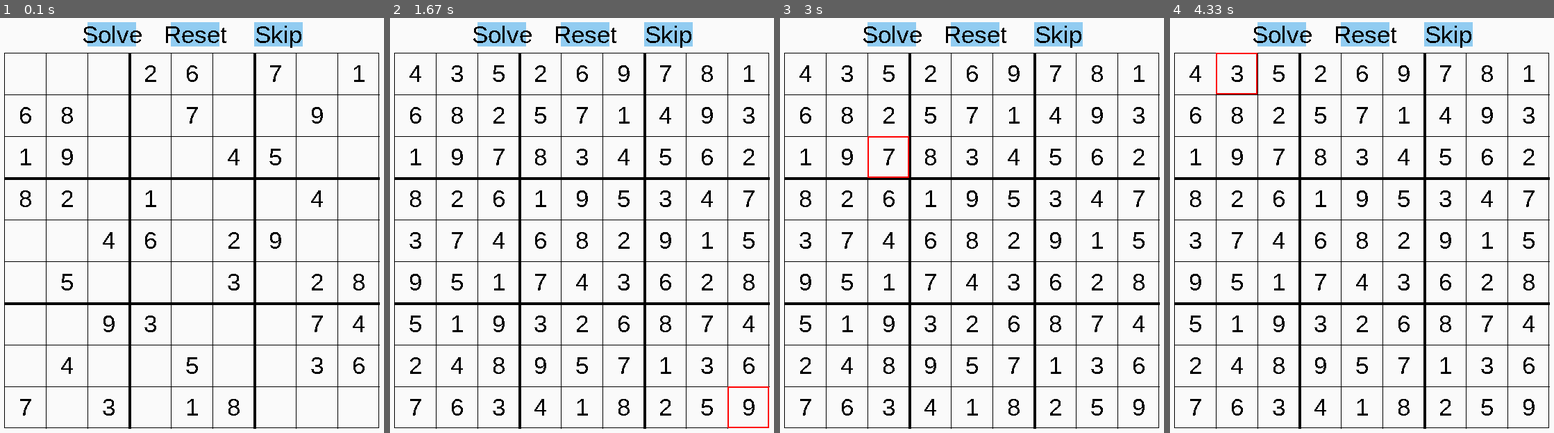
Above: before the commit, frames 1-4 (left to right).
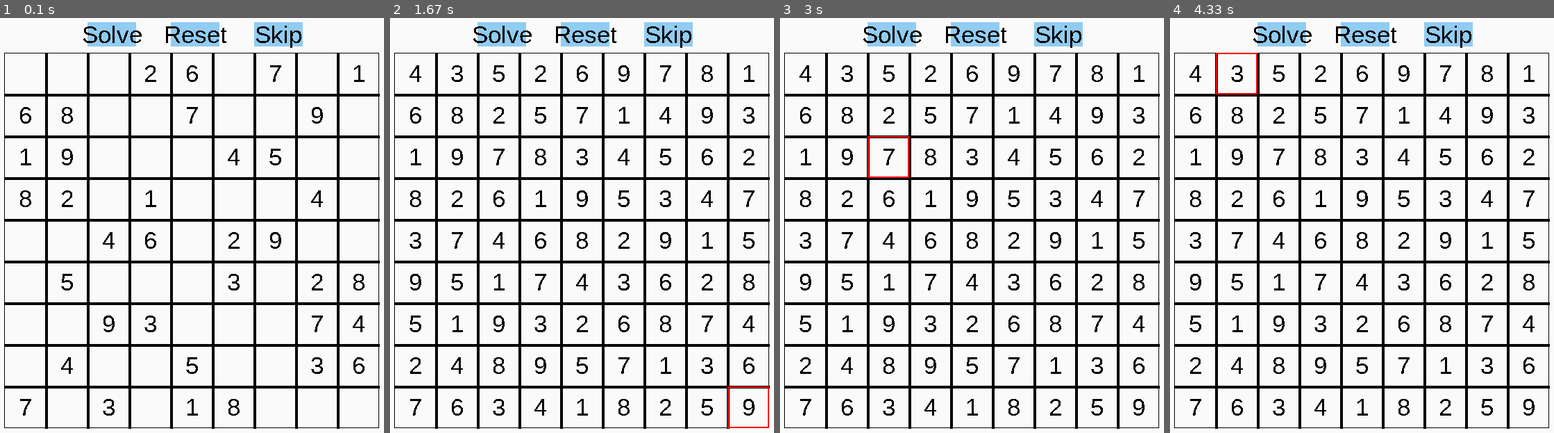
Above: after the commit, the same moments.

Repository: JDev165/sudokuBacktrackingVisualization
Game: pygame game, started from pygame_test.py
The game is run twice, just before and just after one commit, with the same random seed, the same clock (stepped at 60 frames per second) and the same inputs.
Inputs (mouse positions are in pixels of both pictures, inside the frame that each line leads up to):
- Up to frame 1 (0.1 s): no input
- Up to frame 2 (1.67 s): click "Solve" at 0.38 s; click (582, 271) at 0.72 s; click (443, 171) at 1.05 s; click (747, 399) at 1.38 s
- Up to frame 3 (3 s): click (979, 88) at 1.72 s; click (979, 287) at 2.05 s; click (956, 163) at 2.38 s; click (906, 146) at 2.72 s
- Up to frame 4 (4.33 s): click (1481, 200) at 3.05 s; click (1500, 229) at 3.38 s; click (1458, 163) at 3.72 s; click (1223, 88) at 4.05 s

The runs differ from the first frame. In frame 1, 5.6% of the frame differs, in the area x 1-99%, y 8-99%; in frame 2, 5.6%; in frame 3, 5.6%; in frame 4, 5.6%.

Commit message:
OO sudoku continues...making progress

Diff:
--- a/game.py
+++ b/game.py
@@ -1,35 +1,49 @@
 import pygame
+from constants import *
 from pygame.locals import *
+from sudoku_cartridge import *
 
 
 class Console:
-    def __init__(self, cartridge, font, screenSize):
+    def __init__(self, cartridge, font_name, screenSize):
         self._cartridge = cartridge
-        self._font = font
+        self._font_name = font_name
+        self._font = None
         self._screenSize = screenSize
         self._screen = None
         self._running = True
+        pygame.init()
+        self._font = pygame.font.SysFont(self._font_name, 35)
+        self._screen = pygame.display.set_mode(self._screenSize)
 
-    def playGameCartridge(self):
-        pygame.init()
-        font = pygame.font.SysFont(self.gameFont, 35)
-        self.screen = pygame.display.set_mode(self.screenSize)
-        self.cartridge.play(pygame)
-
-    def _game_loop(self):
+    def play_cartridge(self):
         while self._running:
             for event in pygame.event.get():
                 if event.type == QUIT:
                     self._running = False
                     pygame.quit()
                 elif event.type == pygame.MOUSEBUTTONDOWN:
-
+                    pass
                 elif event.type == pygame.KEYDOWN:
+                    pass
 
             pygame.display.set_caption("Sudoku")
-            screen.fill(WHITE)
-            pygame.draw.rect(screen, BLACK, sudoku_board, 1)
+            self._screen.fill(WHITE)
+            sudoku_board = self._cartridge.getBoard()
+            pygame.draw.rect(self._screen, BLACK, sudoku_board, 1)
+
+            self._screen = self._cartridge.play(self._screen)
 
             pygame.display.update()
 
         pygame.quit()
+
+
+def main():
+    sudokuCartridge = Sudoku('Sudoku', SUDOKU_BOARD_SIZE)
+    console = Console(sudokuCartridge, 'arial', SCREEN_SIZE)
+    console.play_cartridge()
+
+
+if __name__ == "__main__":
+    main()
--- a/pygame_test.py
+++ b/pygame_test.py
@@ -117,17 +117,16 @@
     pygame.draw.rect(screen, BLACK, sudoku_board, 1)
 
     # After screen fill so grid won't get overwritten
-    for xcord in range(startSquares, stopSquares, incrementSquares):
-        pygame.draw.line(screen, BLACK, (xcord, y1cord),
-                         (xcord, y2cord), thicknessSquares)
+    for xcord in range(startSmallSquares, stopSmallSquares, incrementSmallSquares):
         ycord = xcord
-        pygame.draw.line(screen, BLACK, (x1cord, ycord),
-                         (x2cord, ycord), thicknessSquares)
-
-    for xcord in range(startSmallSquares, stopSmallSquares, incrementSmallSquares):
-        pygame.draw.line(screen, BLACK, (xcord, y1cord), (xcord, y2cord))
-        ycord = xcord
-        pygame.draw.line(screen, BLACK, (x1cord, ycord), (x2cord, ycord))
+        if ycord % 3 == 0:
+            pygame.draw.line(screen, BLACK, (xcord, y1cord),
+                             (xcord, y2cord), thicknessSquares)
+            pygame.draw.line(screen, BLACK, (x1cord, ycord),
+                             (x2cord, ycord), thicknessSquares)
+        else:
+            pygame.draw.line(screen, BLACK, (xcord, y1cord), (xcord, y2cord))
+            pygame.draw.line(screen, BLACK, (x1cord, ycord), (x2cord, ycord))
 
     # Draw error shade before number or else number disappears
 
--- /dev/null
+++ b/sudoku_cartridge.py
@@ -0,0 +1,86 @@
+import pygame
+from constants import *
+from pygame.locals import *
+
+
+class Cartridge:
+    def __init__(self, title):
+        self.title = title
+
+    def play(self):
+        pass
+
+    def _setUp(self):
+        pass
+
+
+class Sudoku(Cartridge):
+    def __init__(self, title, boardSize):
+        self.title = title
+        self.boardSize = boardSize
+        self.sudoku_board = Rect(self.boardSize, self.boardSize)
+        self.buttons = []
+        self.wrongChoices = {}
+        self.centered_board_zero_x_cord = 0
+        self.centered_board_width_cord = 0
+        self.centered_board_height_cord = 0
+        self.selection_pos = None
+        self.sudoku_array_coords = None
+        self.selection_rect = None
+        self.clicked_inside_board = None
+        self.valid_selection = None
+
+    def getBoard(self):
+        return self.sudoku_board
+
+    def play(self, screen):
+        updated_screen = self._setUp(screen)
+        return updated_screen
+
+    def _setUp(self, screen):
+        self.sudoku_board.centery = CENTER_SCREEN_X
+        self.sudoku_board.centerx = CENTER_SCREEN_Y
+
+        # Board is shifted after we center it so we have to get the new coordinates to
+        # Draw the board lines
+        # centered_board_zero_x_cord = 54
+        self.centered_board_zero_x_cord = self.sudoku_board.topleft[0]
+        self.centered_board_width_cord = self.sudoku_board.topright[0]
+        self.centered_board_height_cord = self.sudoku_board.bottomleft[1]
+
+        # 540 width/height, 54 origin of centered sudoku board
+        # 540/3 = 180 + 54 (origin) = 234
+        # Second vertical line starting point = 234 = 180+180+54
+        startBigSquares = self.centered_board_zero_x_cord + SUDOKU_BOARD_LARGE_SQUARE_SIZE
+        stopBigSquares = self.centered_board_zero_x_cord + \
+            (SUDOKU_BOARD_LARGE_SQUARE_SIZE * 3)
+        startY = self.centered_board_width_cord + SUDOKU_BOARD_LARGE_SQUARE_SIZE
+        stopY = self.centered_board_width_cord + \
+            (SUDOKU_BOARD_LARGE_SQUARE_SIZE * 3)
+        incrementBigSquares = SUDOKU_BOARD_LARGE_SQUARE_SIZE
+        thickness = 4
+        startSmallSquares = self.centered_board_width_cord + SUDOKU_BOARD_SMALL_SQUARE_SIZE
+        stopSmallSquares = self.centered_board_width_cord + \
+            (SUDOKU_BOARD_SMALL_SQUARE_SIZE * 9)
+        incrementSmallSquares = SUDOKU_BOARD_SMALL_SQUARE_SIZE
+
+        screen = self._drawSudokuBoard(startBigSquares, startSmallSquares, stopBigSquares,
+                                       stopSmallSquares, incrementBigSquares, incrementSmallSquares, thickness, screen)
+        return screen
+
+    def _drawSudokuBoard(self, startBigSquares, startSmallSquares, stopBigSquares, stopSmallSquares, incrementBigSquares, incrementSmallSquares, thickness, screen):
+        # After screen fill so grid won't get overwritten
+        for xcord in range(startBigSquares, stopBigSquares, incrementBigSquares):
+            pygame.draw.line(screen, BLACK, (xcord, self.centered_board_zero_x_cord),
+                             (xcord, self.centered_board_width_cord), thickness)
+            ycord = xcord
+            pygame.draw.line(screen, BLACK, (self.centered_board_zero_x_cord, ycord),
+                             (self.centered_board_width_cord, ycord), thickness)
+
+        for xcord in range(startSmallSquares, stopSmallSquares, incrementSmallSquares):
+            pygame.draw.line(screen, BLACK, (xcord, self.centered_board_zero_x_cord),
+                             (xcord, self.centered_board_width_cord))
+            ycord = xcord
+            pygame.draw.line(screen, BLACK, (self.centered_board_zero_x_cord,
+                                             ycord), (self.centered_board_width_cord, ycord))
+        return screen
